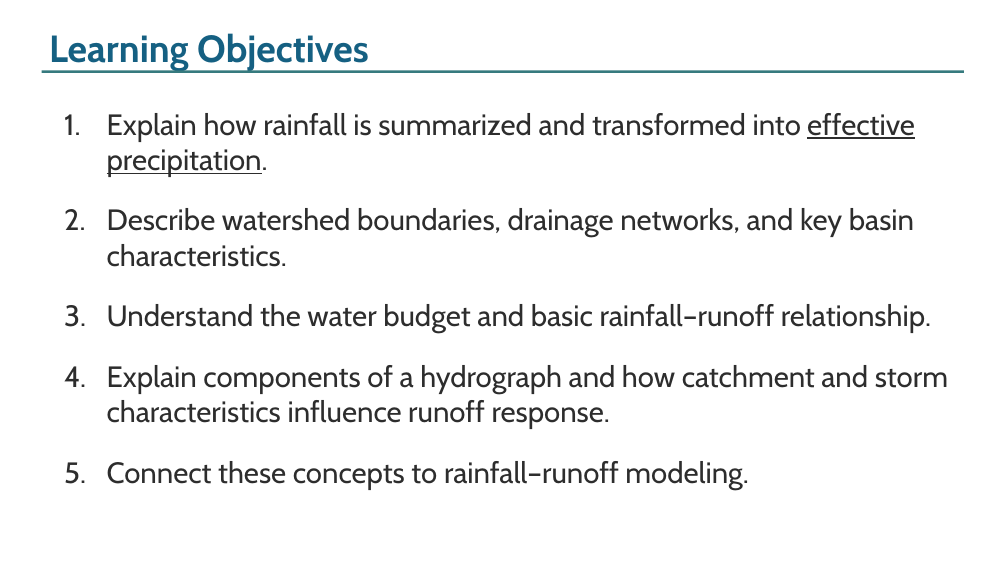
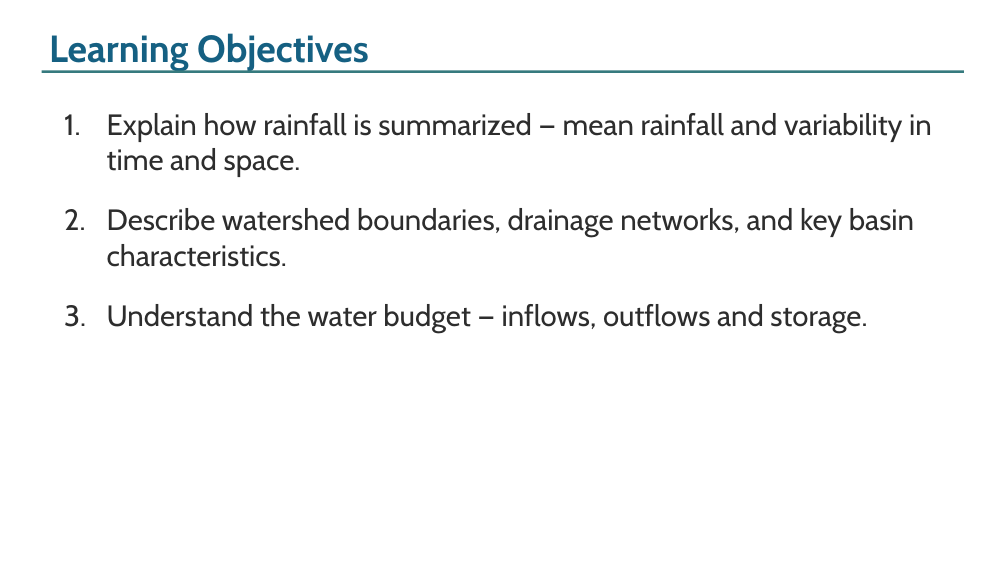
Before and after one commit to arjzaidi/arjzaidi.github.io, a slide deck: slide 2 of assets/downloads/lecture-07-hydrological-modeling.pptx. Drawn at 1008x567 pixels with LibreOffice and Linux fonts; fonts in the diff are those of the drawing. Boxes give left, top, right and bottom in pixels: in the first picture for what was removed or moved away, otherwise in the second. Text is boxed around its words. In the diff, an @@ line names an element or a change of style, - is before the commit and + after.

Commit message:
Move rainfall-runoff content from Lecture 7 to Lecture 8; update slides and downloads

```diff
--- a/assets/downloads/lecture-07-hydrological-modeling.pptx
+++ b/assets/downloads/lecture-07-hydrological-modeling.pptx
@@ text at (x1=107, y1=113, x2=932, y2=177): text changed @@
-1. Explain how rainfall is summarized and transformed into effective precipitation.
+1. Explain how rainfall is summarized — mean rainfall and variability in time and space.
@@ text at (x1=107, y1=304, x2=867, y2=333): text changed @@
-3. Understand the water budget and basic rainfall–runoff relationship.
-4. Explain components of a hydrograph and how catchment and storm characteristics influence runoff response.
-5. Connect these concepts to rainfall–runoff modeling.
+3. Understand the water budget — inflows, outflows and storage.
```
Also in this commit, not shown: 4 other slides changed, 19 slides removed, 6 other files.
